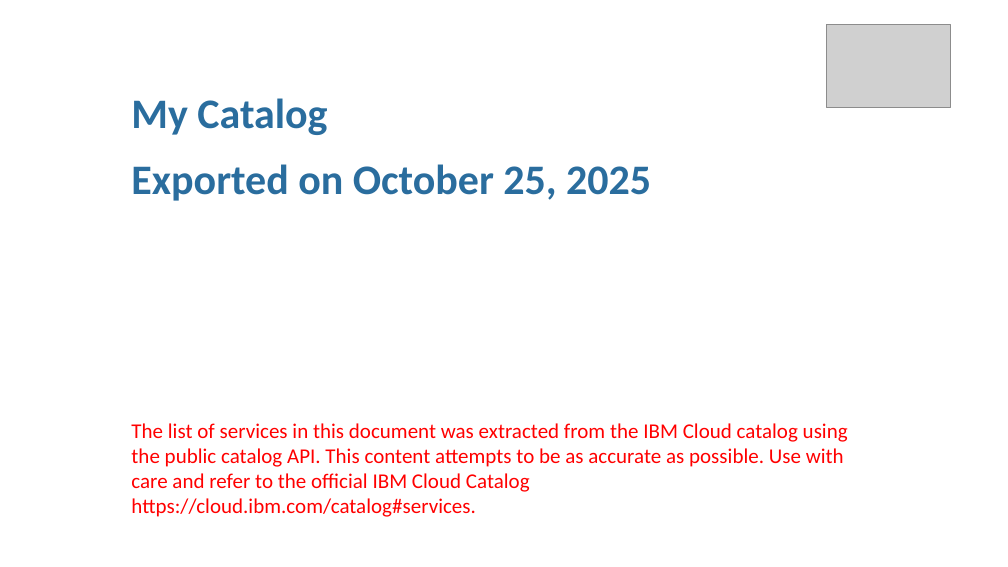
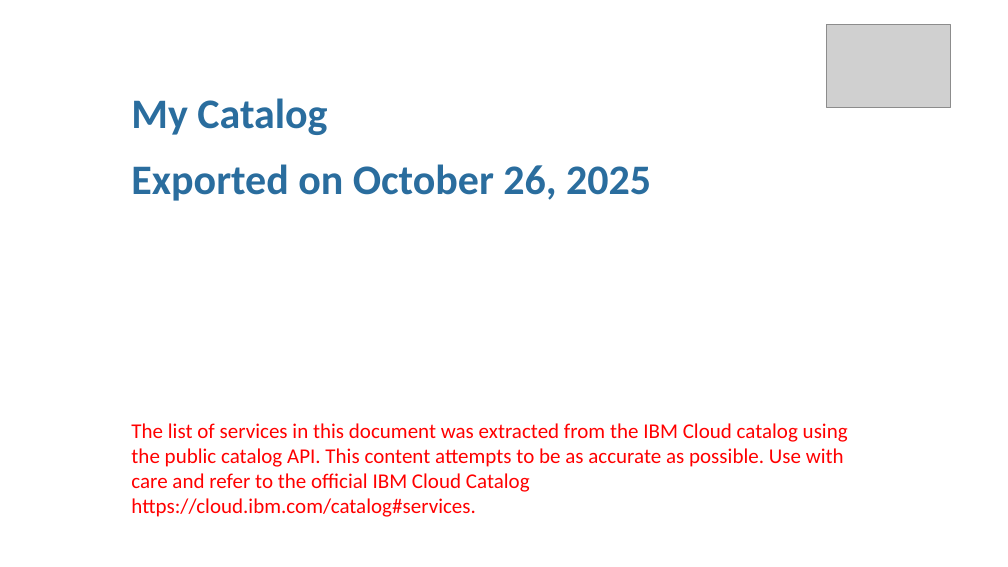
Before and after one commit to aairom/mycatalog, a slide deck: slide 1 of docs/generated/mycatalog.pptx. Drawn at 1008x567 pixels with LibreOffice and Linux fonts; fonts in the diff are those of the drawing; grey boxes stand for pictures. Boxes give left, top, right and bottom in pixels: in the first picture for what was removed or moved away, otherwise in the second. Text is boxed around its words. In the diff, an @@ line names an element or a change of style, - is before the commit and + after.

```diff
--- a/docs/generated/mycatalog.pptx
+++ b/docs/generated/mycatalog.pptx
@@ text at box(131, 164, 651, 201): text changed @@
-Exported on October 25, 2025
+Exported on October 26, 2025
```
Also in this commit, not shown: 9 other files.
